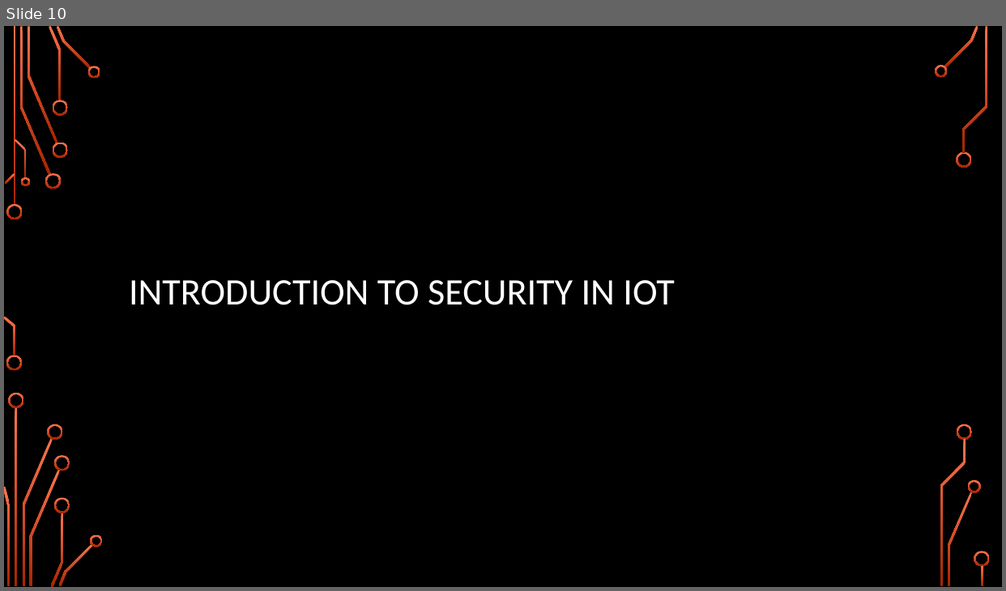
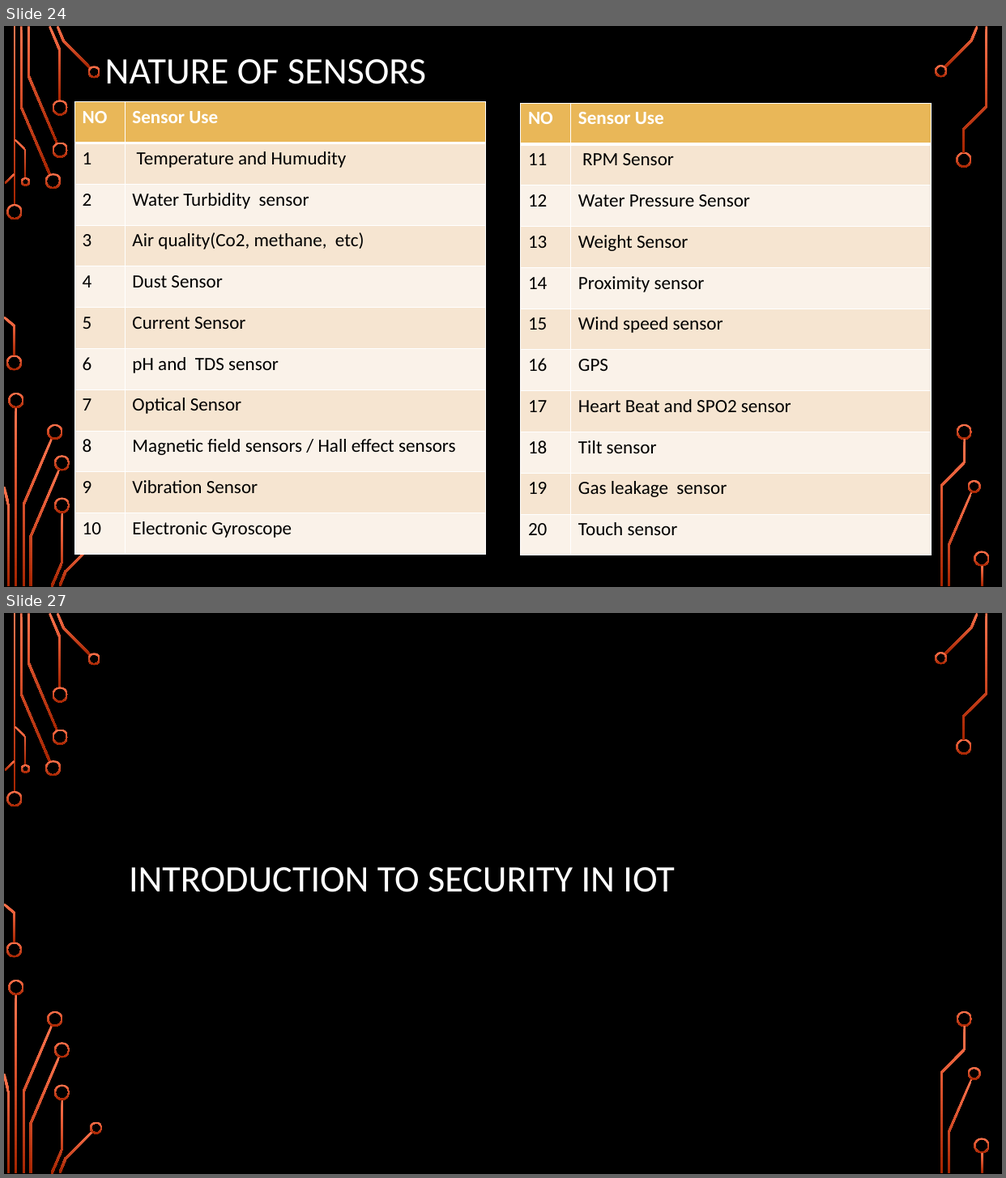
Before and after one commit to girishsukukumar/IoTWorkshop, a slide deck: Module-2.pptx. Shown one above the other, each under a label of ours: slide 10 before the commit, slides 24 and 27 after it; the slides between them are not shown. The pictures are 1006x591 and 1006x1178 pixels, drawn with LibreOffice and Linux fonts; fonts in the diff are those of the drawing; background and template pictures are left out. Boxes give left, top, right and bottom in pixels: in the first picture for what was removed or moved away, otherwise in the second. Text is boxed around its words. In the diff, an @@ line names an element or a change of style, - is before the commit and + after.

```diff
--- a/Module-2.pptx
+++ b/Module-2.pptx
@@ slide 24 added at <box>4,26,1002,587</box>, background picture (left out); not listed: 36 template elements that a slide beside it also shows @@
@@ title added at <box>105,59,426,84</box>, 36 pt, text #FFFFFF @@
+NATURE OF SENSORS
@@ table added at <box>75,102,486,555</box>, 11 rows, 2 columns @@
+NO | Sensor Use
+1 | Temperature and Humudity
+2 | Water Turbidity sensor
+3 | Air quality(Co2, methane, etc)
+4 | Dust Sensor
+5 | Current Sensor
+6 | pH and TDS sensor
+7 | Optical Sensor
+8 | Magnetic field sensors / Hall effect sensors
+9 | Vibration Sensor
+10 | Electronic Gyroscope
@@ table added at <box>521,103,931,556</box>, 11 rows, 2 columns @@
+NO | Sensor Use
+11 | RPM Sensor
+12 | Water Pressure Sensor
+13 | Weight Sensor
+14 | Proximity sensor
+15 | Wind speed sensor
+16 | GPS
+17 | Heart Beat and SPO2 sensor
+18 | Tilt sensor
+19 | Gas leakage sensor
+20 | Touch sensor
@@ what was slide 10 is now slide 27 @@
```
Also in this commit, not shown: 6 slides changed, 16 other slides added.
